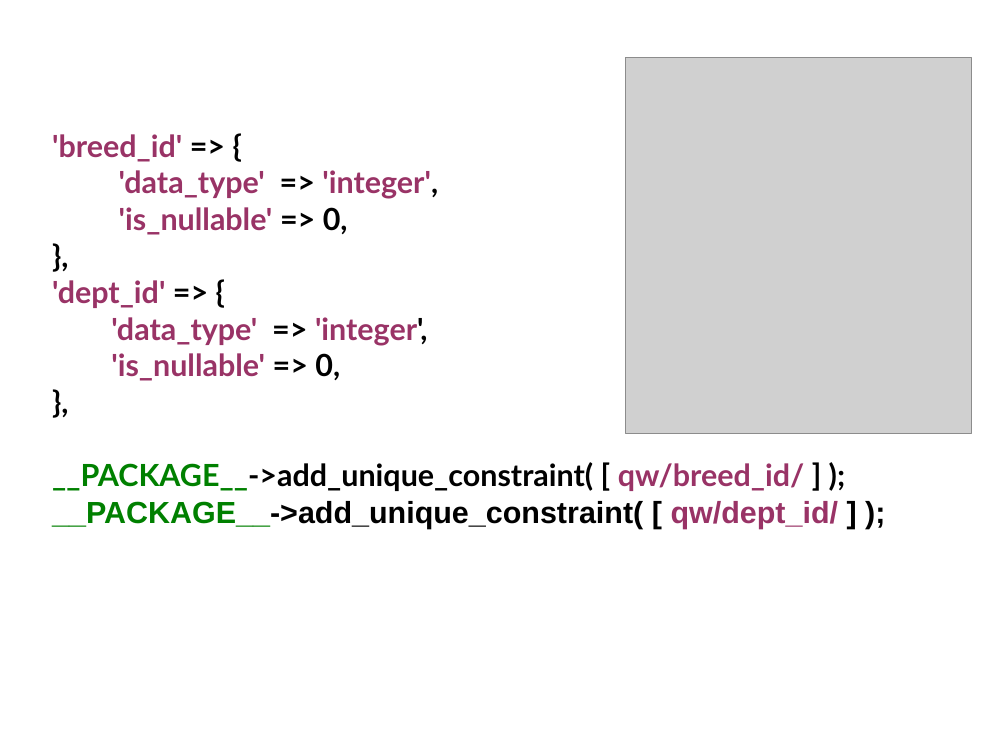
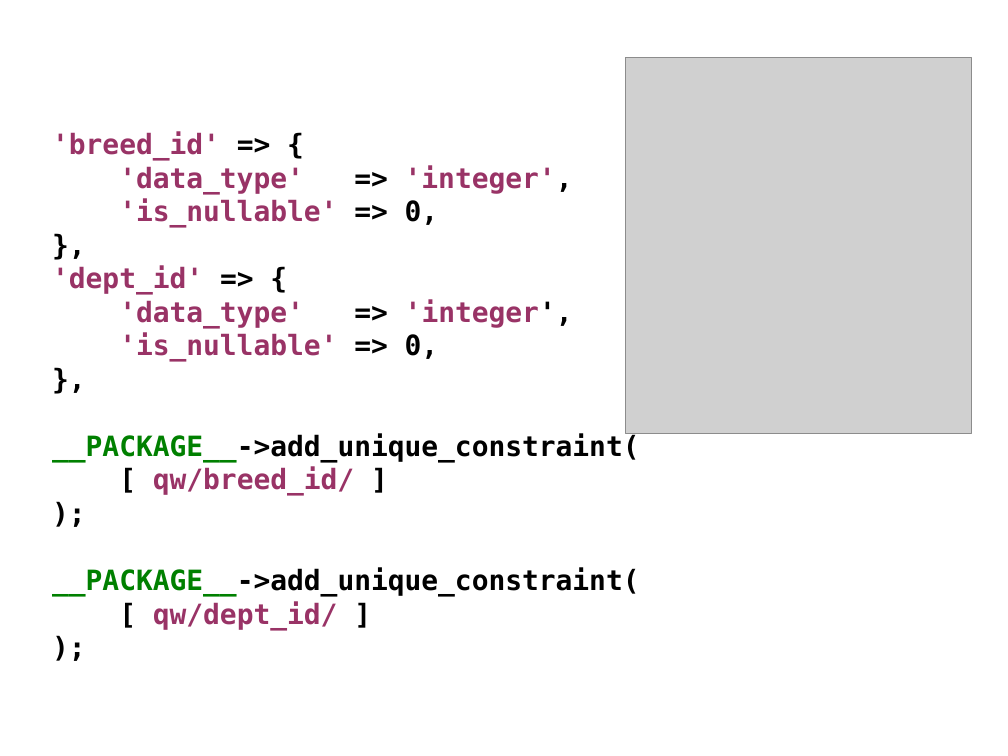
Before and after one commit to erezschatz/Presentation, a slide deck: slide 19 of dbix-class.odp (slide 18 before the commit). Drawn at 1008x756 pixels with LibreOffice and Linux fonts; fonts in the diff are those of the drawing; grey boxes stand for pictures. Boxes give left, top, right and bottom in pixels: in the first picture for what was removed or moved away, otherwise in the second. Text is boxed around its words. In the diff, an @@ line names an element or a change of style, - is before the commit and + after.

```diff
--- a/dbix-class.odp
+++ b/dbix-class.odp
@@ text at (x1=52, y1=132, x2=573, y2=361): size 24 to 22 pt, font Lato to DejaVu Sans Mono in "'breed_id' => {", "'data_type' => 'integer',", "'is_nullable' => 0,", "}," and 4 more places @@
@@ text at (x1=52, y1=434, x2=639, y2=629): text changed; size 24 to 22 pt; font Lato to DejaVu Sans Mono @@
-__PACKAGE__->add_unique_constraint( [ qw/breed_id/ ] );
-__PACKAGE__->add_unique_constraint( [ qw/dept_id/ ] );
+__PACKAGE__->add_unique_constraint(
+[ qw/breed_id/ ]
+);
+__PACKAGE__->add_unique_constraint(
+[ qw/dept_id/ ]
+);
```
Also in this commit, not shown: 5 other slides changed, 10 slides added, 2 other files.
